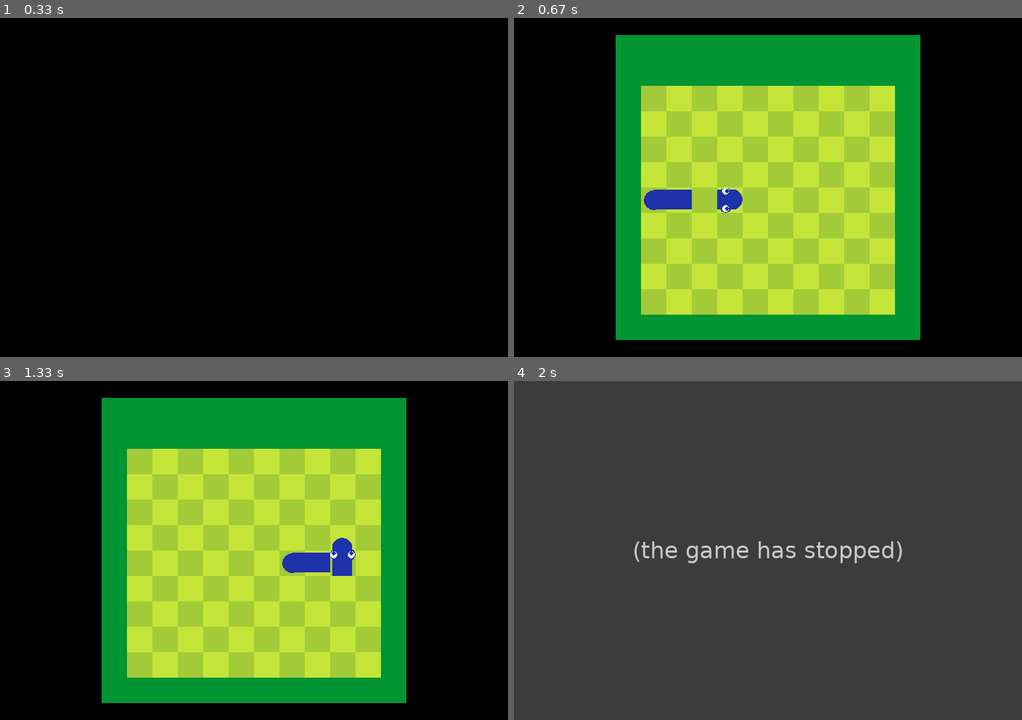
Above: before the commit, frames 1-4 (two rows, left to right).
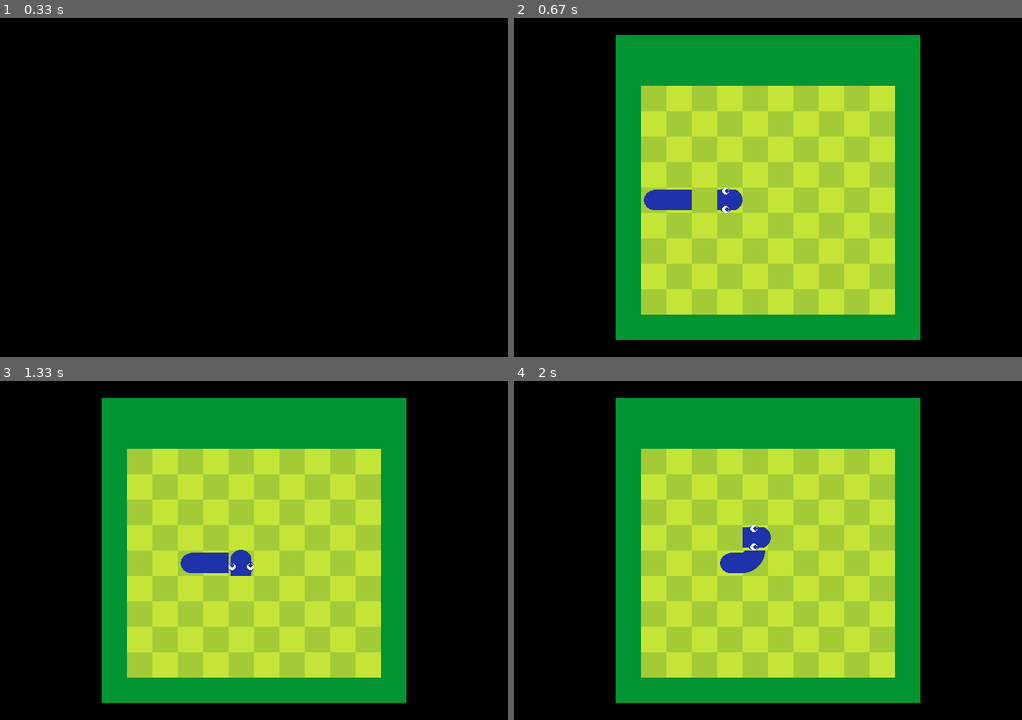
Above: after the commit, the same moments.

Repository: the24/pygame-snake
Game: pygame game, started from main.py
Two runs of this game, one before a commit and one after it. Both use one fixed random seed, a clock stepped at 60 frames per second and the inputs below.
Inputs:
- Up to frame 1 (0.33 s): no input
- Up to frame 2 (0.67 s): tap Space at 0.33 s
- Up to frame 3 (1.33 s): hold Right 0.67-1.13 s; hold Up from 1.17 s (still down)
- Up to frame 4 (2 s): release Up at 1.47 s; hold Right 1.5-1.97 s

Frame 1 is identical in both runs. In frame 2, less than 0.1% of the frame differs, in the area x 27-45%, y 54-58%; in frame 3, 1.8%; in frame 4, 100%, in the area x 0-100%, y 0-100%.
Error before the commit: TypeError: 'int' object is not subscriptable (snake.py line 182); the game stopped at 1.85 s (later frames are placeholders)

Commit message:
Fix des problèmes d'arrondissement

Diff:
--- a/snake.py
+++ b/snake.py
@@ -1,3 +1,4 @@
+from math import ceil, floor
 from typing import List, Tuple
 
 import pygame
@@ -15,7 +16,7 @@
         self.map = map
 
         self.dir = [0, 0]
-        self.speed = 10
+        self.speed = 1
 
         x, y = map.get_case(x, y)
         self.tail: List[Tuple[int, int]] = []
@@ -71,28 +72,31 @@
         else:
             return -1
 
-    def _draw_head(self, screen: pygame.Surface, x, y, w, h):
-        snake_surface = pygame.Surface((w, h)).convert_alpha()
+    def _draw_head(self, screen: pygame.Surface, x, y, size):
+        snake_surface = pygame.Surface((size, size)).convert_alpha()
         snake_surface.fill((0, 0, 0, 0))
 
+        snake_width = ceil(0.8*size)
+        margin = floor(0.1*size)
+        one_third = round(1/3*size)
+
         # Nose
-        r = 1/3*w
-        pygame.draw.ellipse(snake_surface, self.color, (1/3*w, 0.1*h, 2/3*w, 0.8*h))
+        pygame.draw.ellipse(snake_surface, self.color, (one_third, margin, 2*one_third, snake_width))
 
         # Body
-        pygame.draw.rect(snake_surface, self.color, (0, 0.1*h, 2/3*w, 0.8*h))
+        pygame.draw.rect(snake_surface, self.color, (0, margin, 2*one_third, snake_width))
 
         # Eye
-        r = 1/4*w
-        pygame.draw.circle(snake_surface, self.color, (1/3*w, r), r)
-        pygame.draw.circle(snake_surface, self.color, (1/3*w, h - r), r)
-
-        r = 1/7*w
-        pygame.draw.circle(snake_surface, Color.EYES, (1/3*w, r), r)
-        pygame.draw.circle(snake_surface, Color.EYES, (1/3*w, h - r), r)
-
-        pygame.draw.circle(snake_surface, self.color, (7/18*w, r), 2/3*r)
-        pygame.draw.circle(snake_surface, self.color, (7/18*w, h - r), 2/3*r)
+        r = round(1/4*size)
+        pygame.draw.circle(snake_surface, self.color, (one_third, r), r)
+        pygame.draw.circle(snake_surface, self.color, (one_third, size - r), r)
+
+        r = round(1/7*size)
+        pygame.draw.circle(snake_surface, Color.EYES, (one_third, r), r)
+        pygame.draw.circle(snake_surface, Color.EYES, (one_third, size - r), r)
+
+        pygame.draw.circle(snake_surface, self.color, (7/18*size, r), 2/3*r)
+        pygame.draw.circle(snake_surface, self.color, (7/18*size, size - r), 2/3*r)
 
         if self.dir == [0, 1]:
             snake_surface = pygame.transform.rotate(snake_surface, 270)
@@ -107,82 +111,100 @@
 
         pygame.Surface.blit(screen, snake_surface, (x, y))
 
-    def _draw_neck(self, screen: pygame.Surface, x, y, w, h, head_x, head_y):
+    def _draw_neck(self, screen: pygame.Surface, x: int, y: int, size: int, head_x: int, head_y: int):
         # TODO: Handle when the neck is a corner
+
         lenght_x = abs(x - head_x)
         lenght_y = abs(y - head_y)
 
+        snake_width = ceil(0.8*size)
+        margin = floor(0.1*size)
+
         if self.dir == [1, 0]:
-            pygame.draw.rect(screen, self.color, (x, y + 0.1*h, lenght_x, 0.8*h))
+            pygame.draw.rect(screen, self.color, (x, y + margin, lenght_x, snake_width))
         elif self.dir == [-1, 0]:
-            pygame.draw.rect(screen, self.color, (self.rect.topright[0], y + 0.1*h, lenght_x, 0.8*h))
+            pygame.draw.rect(screen, self.color, (self.rect.topright[0], y + margin, lenght_x, snake_width))
         elif self.dir == [0, 1]:
-            pygame.draw.rect(screen, self.color, (x + 0.1*w, y, 0.8*w, lenght_y))
+            pygame.draw.rect(screen, self.color, (x + margin, y, snake_width, lenght_y))
         elif self.dir == [0, -1]:
-            pygame.draw.rect(screen, self.color, (x + 0.1*w, self.rect.bottomleft[1], 0.8*w, lenght_y))
-
-    def _draw_corner(self, screen: pygame.Surface, x: int, y: int, w: int, h: int, t_before: Tuple[int, int], t_after: Tuple[int, int]):
+            pygame.draw.rect(screen, self.color, (x + margin, self.rect.bottomleft[1], snake_width, lenght_y))
+
+    def _draw_corner(self, screen: pygame.Surface, x: int, y: int, size: int, t_before: Tuple[int, int], t_after: Tuple[int, int]):
         o = self.get_corner_orientation(t_before, self.map.get_case(x, y), t_after)
-        draw_surface = pygame.Surface((w, h)).convert_alpha()
+        draw_surface = pygame.Surface((size, size)).convert_alpha()
         transparent = (0, 0, 0, 0)
         draw_surface.fill(transparent)
 
+        snake_width = ceil(0.8*size)
+        margin = floor(0.1*size)
+
         if o == (1, 1):
-            pygame.draw.circle(draw_surface, self.color, (w, h), 0.8*w)
-            pygame.draw.circle(draw_surface, transparent, (w, h), 0.1*w)
+            pygame.draw.circle(draw_surface, self.color, (size, size), snake_width + margin)
+            pygame.draw.circle(draw_surface, transparent, (size, size), margin)
         if o == (1, -1):
-            pygame.draw.circle(draw_surface, self.color, (w, 0), 0.8*w)
-            pygame.draw.circle(draw_surface, transparent, (w, 0), 0.1*w)
+            pygame.draw.circle(draw_surface, self.color, (size, 0), snake_width + margin)
+            pygame.draw.circle(draw_surface, transparent, (size, 0), margin)
         elif o == (-1, -1):
-            pygame.draw.circle(draw_surface, self.color, (0, 0), 0.8*w)
-            pygame.draw.circle(draw_surface, transparent, (0, 0), 0.1*w)
+            pygame.draw.circle(draw_surface, self.color, (0, 0), snake_width + margin)
+            pygame.draw.circle(draw_surface, transparent, (0, 0), margin)
         elif o == (-1, 1):
-            pygame.draw.circle(draw_surface, self.color, (0, h), 0.8*w)
-            pygame.draw.circle(draw_surface, transparent, (0, h), 0.1*w)
+            pygame.draw.circle(draw_surface, self.color, (0, size), snake_width + margin)
+            pygame.draw.circle(draw_surface, transparent, (0, size), margin)
 
         pygame.Surface.blit(screen, draw_surface, (x, y))
 
-    def _draw_end_tail(self, screen: pygame.Surface, x: int, y: int, w, h, t_before: Tuple[int, int]):
-        draw_surface = pygame.Surface((w, h)).convert_alpha()
+    def _draw_end_tail(self, screen: pygame.Surface, x: int, y: int, size: int, t_before: Tuple[int, int]):
+        draw_surface = pygame.Surface((size, size)).convert_alpha()
         draw_surface.fill((0, 0, 0, 0))
 
-        r = round((w/2)*0.8)
-        pygame.draw.circle(draw_surface, self.color, (w/2, h/2), r)
-        pygame.draw.rect(draw_surface, self.color, (w/2, 0.1*h, w/2, 0.8*h))
+        snake_width = ceil(0.8*size)
+        margin = floor(0.1*size)
+        r = round(snake_width/2)
+        center = round(size/2)
+
+        pygame.draw.circle(draw_surface, self.color, (center, center), r)
+        pygame.draw.rect(draw_surface, self.color, (center, margin, center, snake_width))
 
         case_x, case_y = self.map.get_case(x, y)
         if case_x == t_before[0] and case_y == t_before[1] + 1:
             draw_surface = pygame.transform.rotate(draw_surface, 90)
         elif case_x == t_before[0] and case_y == t_before[1] - 1:
             draw_surface = pygame.transform.rotate(draw_surface, 270)
+            # Because it's not totally symmetrical on small screens
+            draw_surface = pygame.transform.flip(draw_surface, True, False)
         elif case_x == t_before[0] + 1 and case_y == t_before[1]:
             draw_surface = pygame.transform.rotate(draw_surface, 180)
+            # Because it's not totally symmetrical on small screens
+            draw_surface = pygame.transform.flip(draw_surface, False, True)
 
         pygame.Surface.blit(screen, draw_surface, (x, y))
 
     def draw(self, screen):
         head_x, head_y = self.rect.x, self.rect.y
-        w, h = self.rect.width, self.rect.height
-
-        self._draw_head(screen, head_x, head_y, w, h)
+        size = self.rect.width
+
+        self._draw_head(screen, head_x, head_y, size)
 
         for i in range(self.tail_lenght):
             t = self.tail[i]
             x, y = self.map.get_pos(t[0], t[1]).topleft
             if i == 0:
-                self._draw_end_tail(screen, x, y, w, h, self.tail[1])
+                self._draw_end_tail(screen, x, y, size, self.tail[1])
             elif i == self.tail_lenght - 1:
-                self._draw_neck(screen, x, y, w, h, head_x, head_y)
+                self._draw_neck(screen, x, y, size, head_x, head_y)
             else:
                 t_before = self.tail[i-1]
                 t_after = self.tail[i+1]
 
+                snake_width = ceil(0.8*size)
+                margin = floor(0.1*size)
+
                 if t_before[0] == t[0] == t_after[0]:
-                    pygame.draw.rect(screen, self.color, (x + 0.1*w, y, 0.8*w, h))
+                    pygame.draw.rect(screen, self.color, (x + margin, y, snake_width, size))
                 elif t_before[1] == t[1] == t_after[1]:
-                    pygame.draw.rect(screen, self.color, (x, y + 0.1*h, w, 0.8*h))
+                    pygame.draw.rect(screen, self.color, (x, y + margin, size, snake_width))
                 else:
-                    self._draw_corner(screen, x, y, w, h, t_before, t_after)
+                    self._draw_corner(screen, x, y, size, t_before, t_after)
 
     def down(self):
         self.dir = [0, 1]
